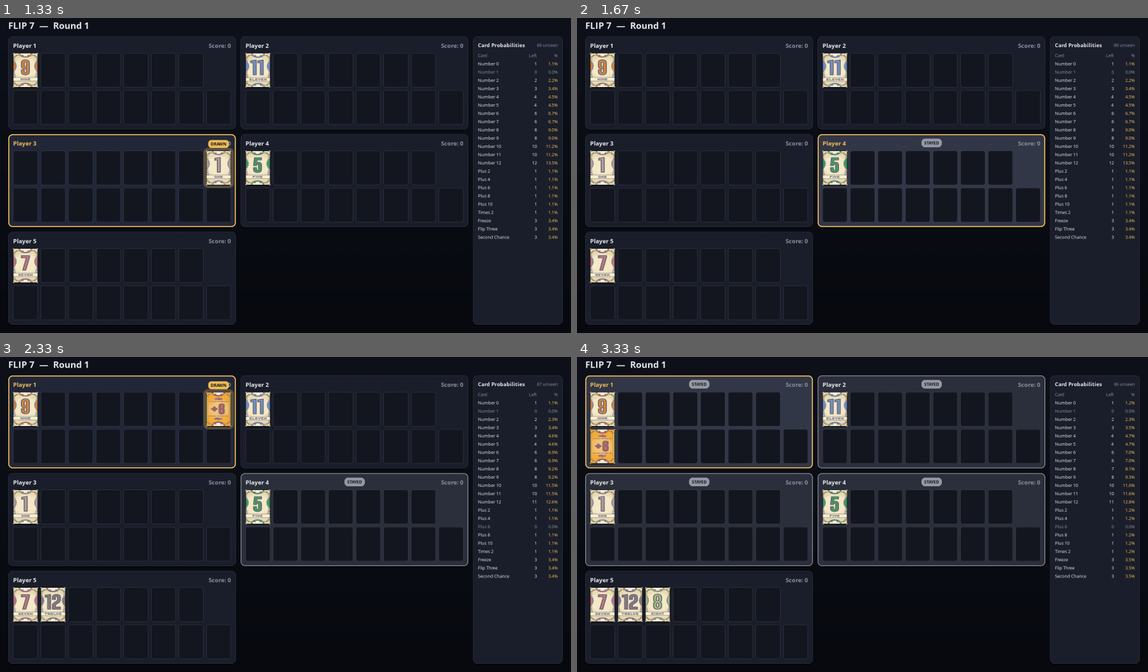
Above: before the commit, frames 1-4 (two rows, left to right).
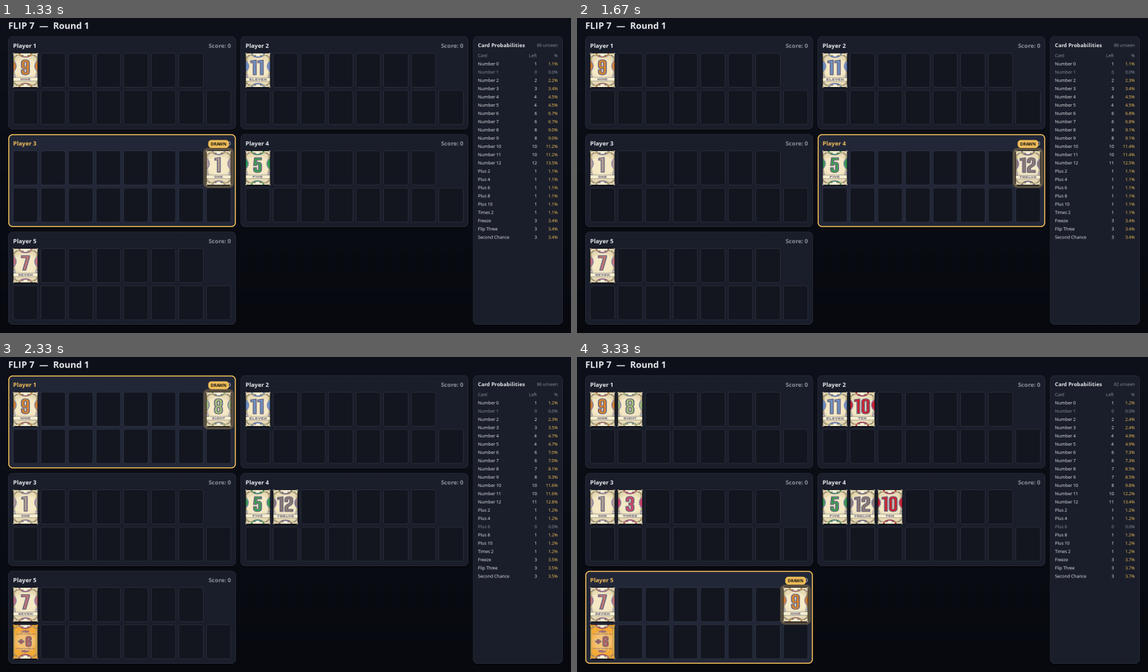
Above: after the commit, the same moments.

Repository: SunflowerEdition/Flip7AI
Game: pygame game, started from main.py
Two runs of this game, one before a commit and one after it. Both use one fixed random seed, a clock stepped at 60 frames per second and the inputs below.
Inputs:
- Up to frame 1 (1.33 s): type "Enter (at the terminal prompt)" at 0.3 s; type "Enter (at the terminal prompt)" at 0.6 s; type "Enter (at the terminal prompt)" at 0.88 s; type "Enter (at the terminal prompt)" at 1.2 s
- Up to frame 2 (1.67 s): type "Enter (at the terminal prompt)" at 1.5 s
- Up to frame 3 (2.33 s): type "Enter (at the terminal prompt)" at 1.78 s; type "Enter (at the terminal prompt)" at 2.08 s
- Up to frame 4 (3.33 s): type "Enter (at the terminal prompt)" at 2.4 s; type "Enter (at the terminal prompt)" at 2.7 s; type "Enter (at the terminal prompt)" at 3 s; type "Enter (at the terminal prompt)" at 3.3 s

Frame 1 is identical in both runs. In frame 2, 0.9% of the frame differs, in the area x 60-98%, y 8-54%; in frame 3, 2.4%; in frame 4, 12%, in the area x 1-98%, y 5-98%.

Commit message:
Added Number of Cards agent and Number of Points agent

Diff:
--- a/agents/base_agent.py
+++ b/agents/base_agent.py
@@ -11,6 +11,9 @@
 
 
 class Agent(ABC):
+    def __init__(self, name: str) -> None:
+        self.name = name
+
     @abstractmethod
     def choose_action(self, state: GameState, player_idx: int) -> Decision:
         """
--- /dev/null
+++ b/agents/num_cards_agent.py
@@ -0,0 +1,39 @@
+from game.data.cards import ActionType
+from game.data.game_state import GameState
+from agents.base_agent import Agent, Decision
+
+
+class NumCardsAgent(Agent):
+    def __init__(self, num_cards: int, name: str):
+        super().__init__(name)
+        self._num_cards = num_cards
+
+    def choose_action(self, state: GameState, player_idx: int) -> Decision:
+        # Always hit if there's a second chance active
+        player = state.players[player_idx]
+        if player.second_chance:
+            return Decision.DRAW
+
+        # Count the number of NUMBER cards
+        if len(player.number_cards) >= self._num_cards:
+            return Decision.STAY
+
+        return Decision.DRAW
+
+    def choose_target(self, state: GameState, player_idx: int, action_type: ActionType, legal_targets: list[int]) -> int:
+        # Player second chance on yourself, or the player with the least overall points if you can't
+        if action_type == ActionType.SECOND_CHANCE:
+            if player_idx in legal_targets:
+                return player_idx
+            return min(legal_targets, key=lambda p_idx: state.players[p_idx].score)
+
+        # Player flip three on yourself if you have 2 or fewer cards, otherwise on the player with the most round points
+        elif action_type == ActionType.FLIP_THREE:
+            if player_idx in legal_targets and len(state.players[player_idx].number_cards) <= 2:
+                return player_idx
+            targets = [p_idx for p_idx in legal_targets if p_idx != player_idx]
+            return max(targets or legal_targets, key=lambda p_idx: state.players[p_idx].count_score())
+
+        # Freeze the player with the most overall points (not including themselves)
+        targets = [p_idx for p_idx in legal_targets if p_idx != player_idx]
+        return max(targets or legal_targets, key=lambda p_idx: state.players[p_idx].score)
--- /dev/null
+++ b/agents/num_points_agent.py
@@ -0,0 +1,40 @@
+from game.data.cards import ActionType
+from game.data.game_state import GameState
+from agents.base_agent import Agent, Decision
+
+
+class NumPointsAgent(Agent):
+    def __init__(self, num_points: int, name: str):
+        super().__init__(name)
+        self._num_points = num_points
+
+    def choose_action(self, state: GameState, player_idx: int) -> Decision:
+        # Always hit if there's a second chance active
+        player = state.players[player_idx]
+        if player.second_chance:
+            return Decision.DRAW
+
+        # Count the number of NUMBER cards
+        points = sum(card.value for card in player.number_cards)
+        if points >= self._num_points:
+            return Decision.STAY
+
+        return Decision.DRAW
+
+    def choose_target(self, state: GameState, player_idx: int, action_type: ActionType, legal_targets: list[int]) -> int:
+        # Player second chance on yourself, or the player with the least overall points if you can't
+        if action_type == ActionType.SECOND_CHANCE:
+            if player_idx in legal_targets:
+                return player_idx
+            return min(legal_targets, key=lambda p_idx: state.players[p_idx].score)
+
+        # Player flip three on yourself if you have 2 or fewer cards, otherwise on the player with the most round points
+        elif action_type == ActionType.FLIP_THREE:
+            if player_idx in legal_targets and len(state.players[player_idx].number_cards) <= 2:
+                return player_idx
+            targets = [p_idx for p_idx in legal_targets if p_idx != player_idx]
+            return max(targets or legal_targets, key=lambda p_idx: state.players[p_idx].count_score())
+
+        # Freeze the player with the most overall points (not including themselves)
+        targets = [p_idx for p_idx in legal_targets if p_idx != player_idx]
+        return max(targets or legal_targets, key=lambda p_idx: state.players[p_idx].score)
--- /dev/null
+++ b/agents/player_agent.py
@@ -0,0 +1,33 @@
+from game.data.cards import ActionType
+from game.data.game_state import GameState
+from agents.base_agent import Agent, Decision
+
+
+class PlayerAgent(Agent):
+    def __init__(self, name):
+        super().__init__(name)
+
+    def choose_action(self, state: GameState, player_idx: int) -> Decision:
+        """Prompts the user to choose an action"""
+        while True:
+            choice = input("Draw (0) or stay (1) > ")
+            if choice == "0":
+                return Decision.DRAW
+            elif choice == "1":
+                return Decision.STAY
+            else:
+                print("Invalid choice.")
+
+    def choose_target(self, state: GameState, player_idx: int, action_type: ActionType, legal_targets: list[int]) -> int:
+        """Prompts the user to choose an action"""
+        while True:
+            print(f"Legal targets: {legal_targets}")
+            choice = input("Choice > ")
+            try:
+                choice = int(choice)
+            except ValueError:
+                print("Please enter a number.")
+                continue
+            if choice in legal_targets:
+                return choice
+            print("Invalid choice.")
--- a/agents/random_agent.py
+++ b/agents/random_agent.py
@@ -6,7 +6,8 @@
 
 
 class RandomAgent(Agent):
-    def __init__(self, rng: random.Random):
+    def __init__(self, rng: random.Random, name: str):
+        super().__init__(name)
         self._rng = rng
 
     def choose_action(self, state: GameState, player_idx: int) -> Decision:
--- a/main.py
+++ b/main.py
@@ -2,6 +2,9 @@
 
 import pygame
 
+from agents.num_cards_agent import NumCardsAgent
+from agents.num_points_agent import NumPointsAgent
+from agents.player_agent import PlayerAgent
 from agents.random_agent import RandomAgent
 from game.logic.game_loop import play_game
 from game.render.pygame_renderer import CardRenderer
@@ -15,8 +18,14 @@
     pygame.display.set_caption("Flip 7")
 
     rng = random.Random()
-    agents = [RandomAgent(rng) for _ in range(num_players)]
-    renderer = CardRenderer(screen, num_players, logging=True, steps=True)
+    agents = [
+        NumCardsAgent(3, "3 Cards"),
+        NumCardsAgent(4, "4 Cards"),
+        NumCardsAgent(5, "5 Cards"),
+        NumPointsAgent(23, "23 Points"),
+        NumPointsAgent(10, "10 Points")
+    ]
+    renderer = CardRenderer(screen, num_players, logging=False, steps=True)
 
     final_state = play_game(agents, rng, renderer=renderer)
 
